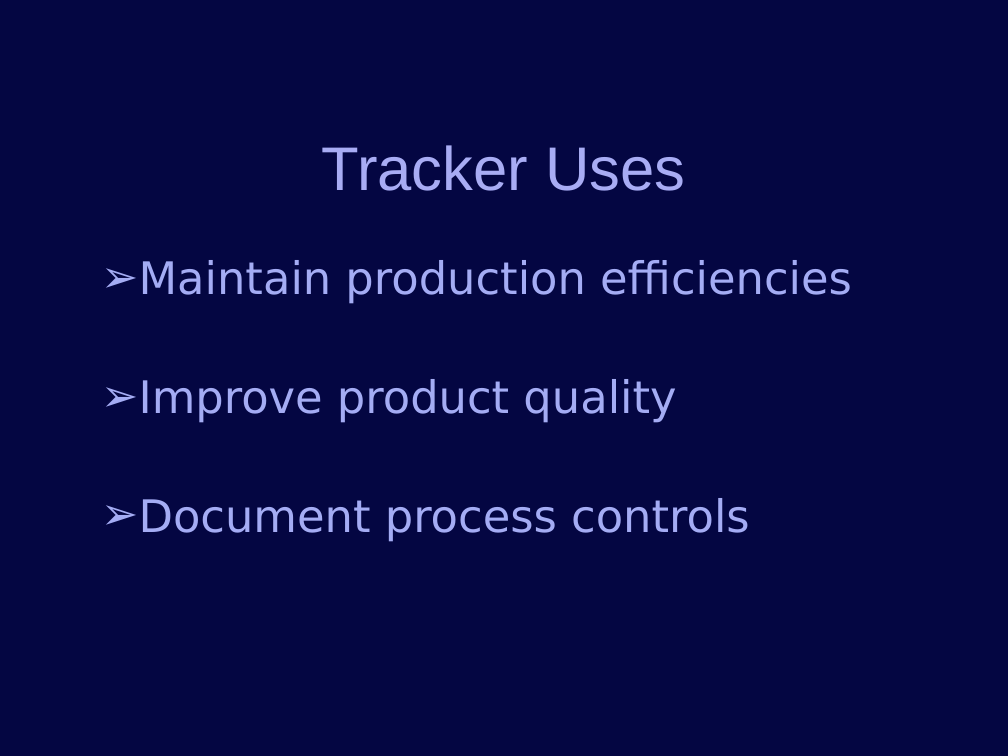
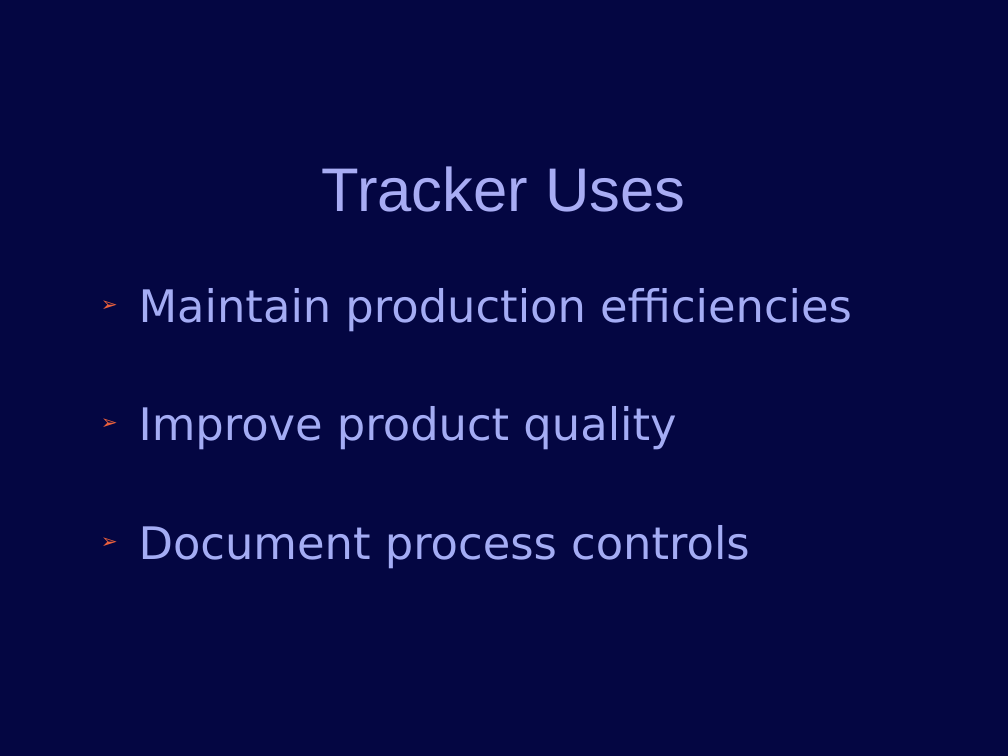
Before and after one commit to jconlon/Tracker, a slide deck: slide 4 of tracker/trunk/com.verticon.tracker.documentation/src/Tracker Introduction.odp. Drawn at 1008x756 pixels with LibreOffice and Linux fonts; fonts in the diff are those of the drawing; background and template pictures are left out. Boxes give left, top, right and bottom in pixels: in the first picture for what was removed or moved away, otherwise in the second. Text is boxed around its words. In the diff, an @@ line names an element or a change of style, - is before the commit and + after.

```diff
--- a/tracker/trunk/com.verticon.tracker.documentation/src/Tracker Introduction.odp
+++ b/tracker/trunk/com.verticon.tracker.documentation/src/Tracker Introduction.odp
@@ title "Tracker Uses": place and size @@
-title "Tracker Uses" at <box>322,145,685,191</box>
+title "Tracker Uses" at <box>322,166,685,212</box>
@@ text "Maintain production efficiencies": place and size @@
-text "Maintain production efficiencies" at <box>101,260,852,542</box>
+text "Maintain production efficiencies" at <box>139,288,852,569</box>
@@ text "Maintain production efficiencies" at <box>139,288,852,569</box>: bullet colour #A4ACF4 to #EB613D @@
```
Also in this commit, not shown: 11 other slides changed, 2 slides added.
